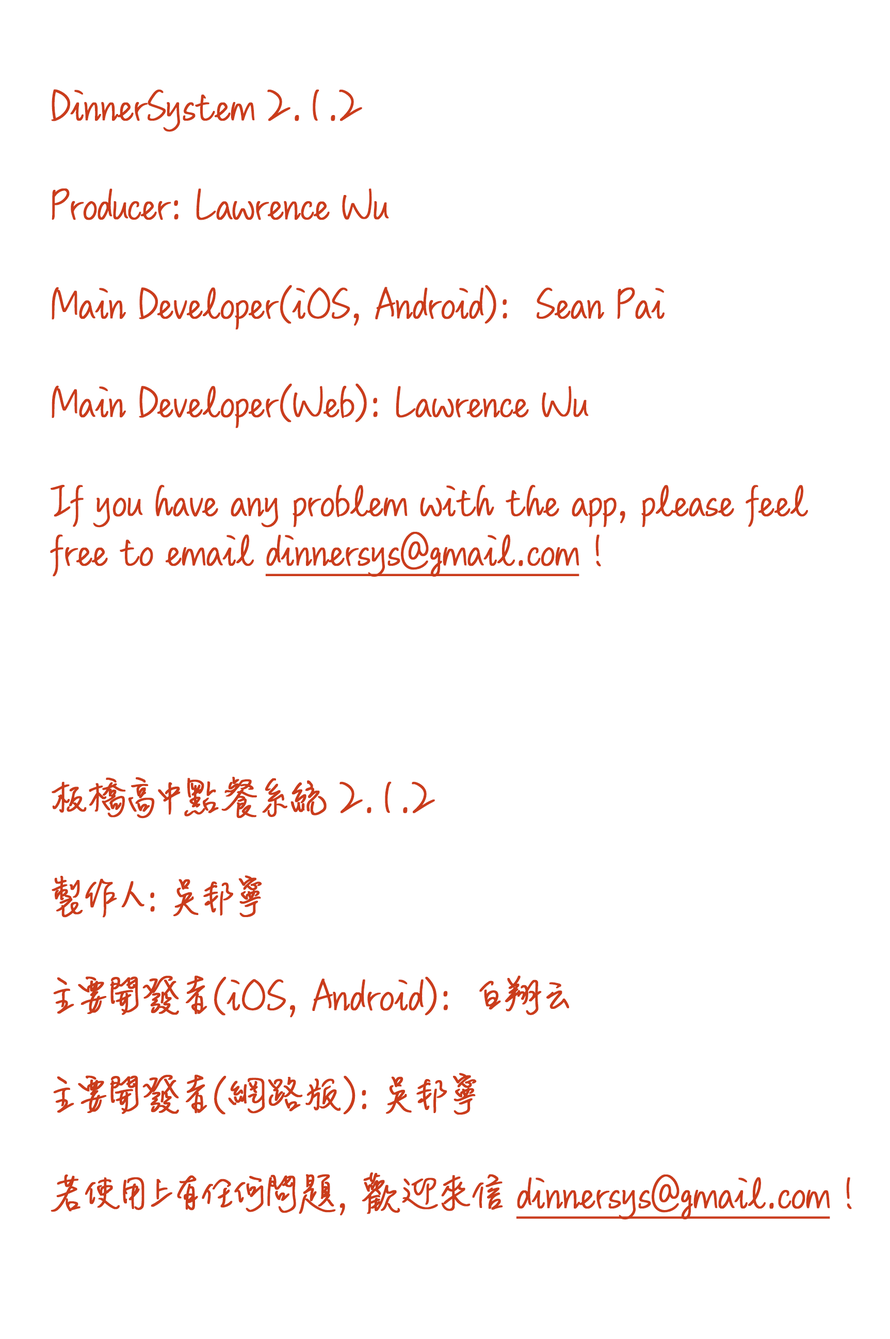
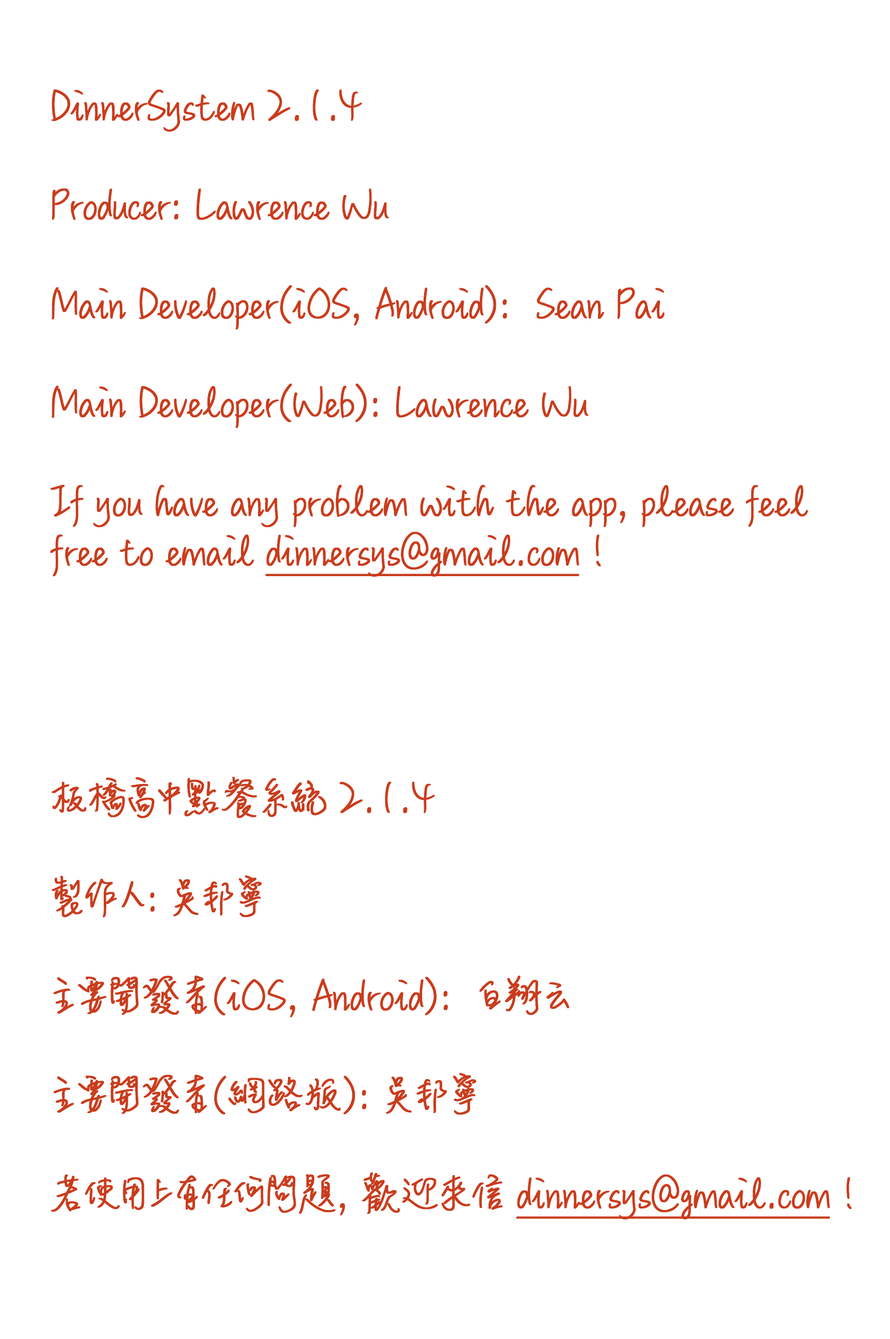
Comparing the layer stacks of the two 890px x 1339px images. Changes:
renamed "DinnerSystem 2.1.2 Producer: Lawrence Wu Main Developer(iOS," to "DinnerSystem 2.1.4 Producer: Lawrence Wu Main Developer(iOS,", painted on it over bbox(338, 89, 435, 814)
